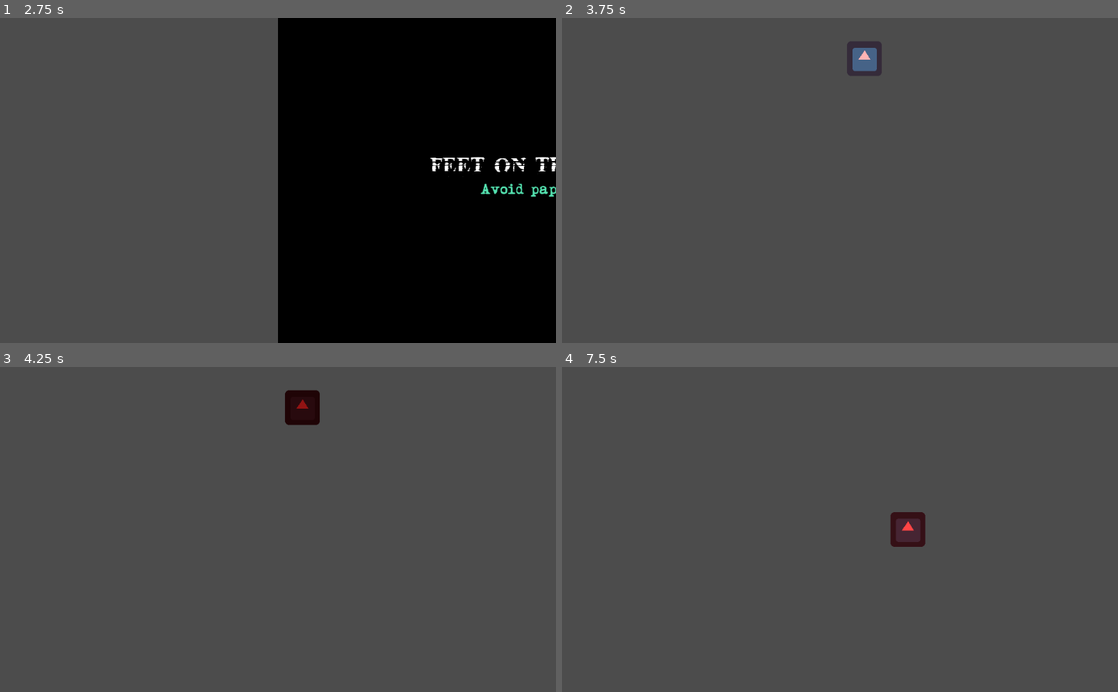
Above: before the commit, frames 1-4 (two rows, left to right).
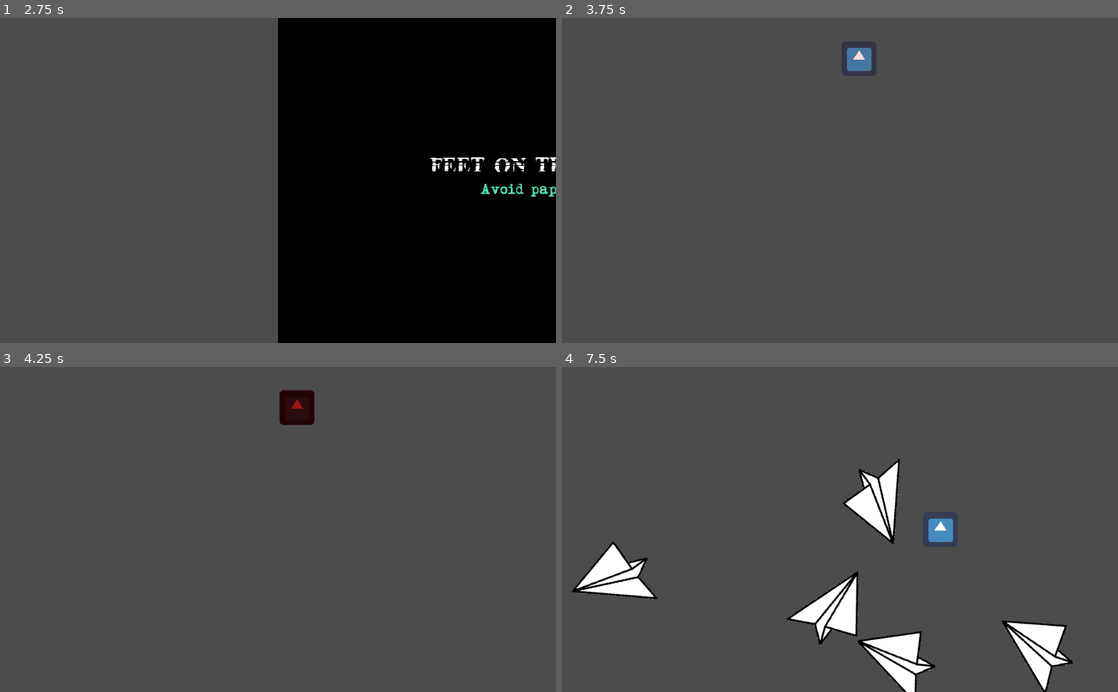
Above: after the commit, the same moments.

Repository: remmarcoux/prism
Game: Godot game, scene res://Microgames/Dodge/DodgeContainer.tscn
Same seed, same stepped clock (60 frames per second), same inputs: the game is played once before the commit and once after it. The project has no main scene, so this scene is started directly. The engine's default icon, where the game draws it, is replaced by a stand-in: a white triangle on a blue panel in a dark square.
Inputs (mouse positions are in pixels of both pictures, inside the frame that each line leads up to):
- Up to frame 1 (2.75 s): tap Enter (ui_accept) at 0.5, 0.77, 1.25, 1.52, 2 s; move the mouse to (400, 164) at 0.52 s; hold Right (ui_right) 0.53-1.28 s; click (400, 164) at 0.67 s; move the mouse to (166, 196) at 1.27 s; hold Down (ui_down) 1.28-2.03 s; move the mouse to (333, 109) at 2.02 s; hold Right (ui_right) from 2.03 s (still down)
- Up to frame 2 (3.75 s): move the mouse to (812, 245) at 2.77 s; release Right (ui_right) at 2.78 s; hold Up (ui_up) 2.78-3.53 s; click (812, 245) at 2.92 s; tap Enter (ui_accept) at 3.02 s; move the mouse to (1006, 229) at 3.52 s; hold Left (ui_left) from 3.53 s (still down)
- Up to frame 3 (4.25 s): keep holding Left (ui_left); tap Enter (ui_accept) at 3.77 s
- Up to frame 4 (7.5 s): move the mouse to (673, 480) at 4.27 s; tap Enter (ui_accept) at 4.52, 6.02, 6.77 s; move the mouse to (867, 529) at 5.02 s; release Left (ui_left) at 5.03 s; hold Down (ui_down) 5.03-5.78 s; click (867, 529) at 5.17 s; move the mouse to (756, 448) at 5.77 s; hold Right (ui_right) 5.78-6.53 s; move the mouse to (962, 513) at 6.52 s; hold Up (ui_up) 6.53-7.28 s; move the mouse to (728, 545) at 7.27 s; hold Right (ui_right) from 7.28 s (still down); click (728, 545) at 7.42 s

Frame 1 is identical in both runs. In frame 2, 0.5% of the frame differs, in the area x 51-58%, y 7-18%; in frame 3, 0.3%; in frame 4, 7.7%, in the area x 1-92%, y 28-100%.

Commit message:
Ajustement à la hitbox des avions

Diff:
--- a/Microgames/Dodge/Airplane.tscn
+++ b/Microgames/Dodge/Airplane.tscn
@@ -3,21 +3,17 @@
 [ext_resource path="res://Microgames/Dodge/airplane.png" type="Texture" id=1]
 [ext_resource path="res://Microgames/Dodge/Airplane.gd" type="Script" id=2]
 
-[sub_resource type="CapsuleShape2D" id=1]
-radius = 30.0272
-height = 67.9711
+[sub_resource type="ConvexPolygonShape2D" id=1]
+points = PoolVector2Array( 85, 2, 0, 65, -45, -40 )
 
 [node name="Airplane" type="Area2D"]
 script = ExtResource( 2 )
 
 [node name="Sprite" type="Sprite" parent="."]
 rotation = 0.698132
-scale = Vector2( 1, 1 )
 texture = ExtResource( 1 )
 
 [node name="CollisionShape2D" type="CollisionShape2D" parent="."]
-position = Vector2( 19.0273, -1.78381 )
-rotation = 1.5708
 shape = SubResource( 1 )
 
 [node name="Timer" type="Timer" parent="."]
--- a/Microgames/Dodge/Dodge.gd
+++ b/Microgames/Dodge/Dodge.gd
@@ -1,7 +1,6 @@
 extends Node2D
 
 const Airplane = preload("res://Microgames/Dodge/Airplane.tscn")
-const center = Vector2(512, 300)
 
 signal game_lost
 signal game_won
@@ -12,6 +11,7 @@
 onready var container = $PlaneContainer
 onready var animator = $AnimationPlayer
 onready var player = $Player
+onready var center = Vector2(0, 0) if owner else Vector2(512, 300)
 
 func _ready() -> void:
 	if not owner:
--- a/Microgames/Dodge/Dodge.tscn
+++ b/Microgames/Dodge/Dodge.tscn
@@ -83,7 +83,6 @@
 [node name="PlaneContainer" type="Node2D" parent="."]
 
 [node name="Player" type="KinematicBody2D" parent="."]
-position = Vector2( 512, 300 )
 script = ExtResource( 1 )
 __meta__ = {
 "_edit_group_": true
--- a/Microgames/Dodge/DodgeContainer.tscn
+++ b/Microgames/Dodge/DodgeContainer.tscn
@@ -7,12 +7,6 @@
 game_title = "FEET ON THE GROUND"
 game_rules = "Avoid paper planes"
 
-[node name="GameContainer" parent="." index="0"]
-margin_left = -512.0
-margin_top = -300.0
-margin_right = -512.0
-margin_bottom = -300.0
-
 [node name="Dodge" parent="GameContainer" index="0" instance=ExtResource( 2 )]
 [connection signal="game_lost" from="GameContainer/Dodge" to="." method="fail_game"]
 [connection signal="game_won" from="GameContainer/Dodge" to="." method="complete_game"]
